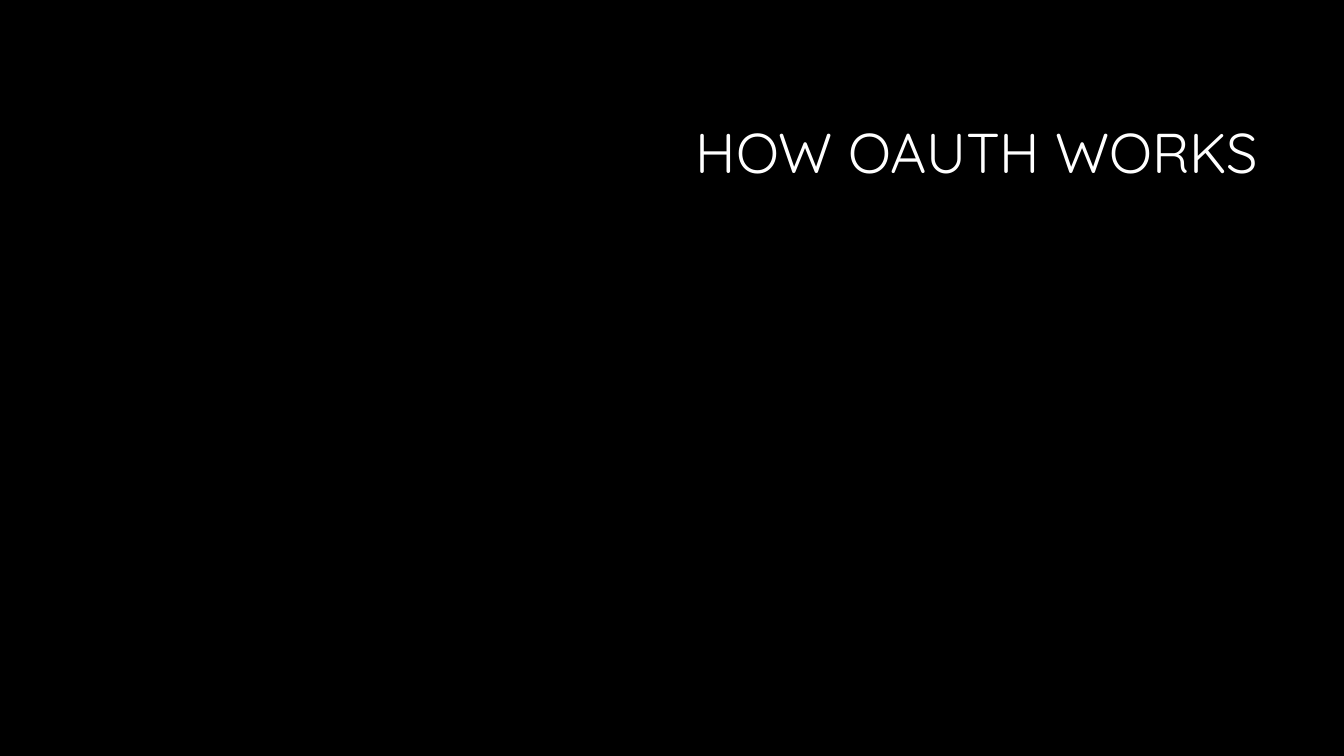
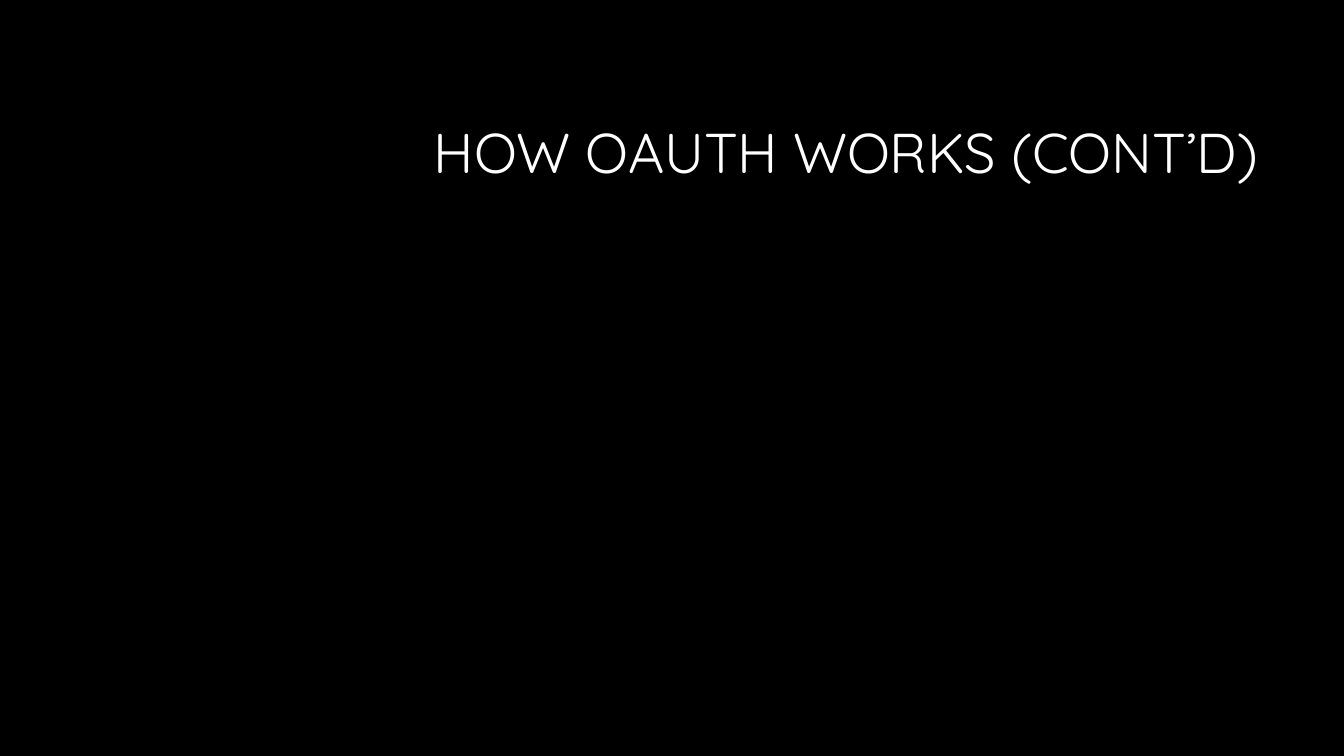
Before and after one commit to dtarvin/web-420, a slide deck: slide 4 of week-9/tarvin-presentation-9.1.pptx (slide 3 before the commit). Drawn at 1344x756 pixels with LibreOffice and Linux fonts; fonts in the diff are those of the drawing; background and template pictures are left out. Boxes give left, top, right and bottom in pixels: in the first picture for what was removed or moved away, otherwise in the second. Text is boxed around its words. In the diff, an @@ line names an element or a change of style, - is before the commit and + after.

```diff
--- a/week-9/tarvin-presentation-9.1.pptx
+++ b/week-9/tarvin-presentation-9.1.pptx
@@ title at (x1=434, y1=133, x2=1258, y2=184): text changed @@
-HOW OAUTH WORKS
+HOW OAUTH WORKS (CONT’D)
```
Also in this commit, not shown: 5 other slides changed, 2 slides added, 1 slide removed, 18 other files.
